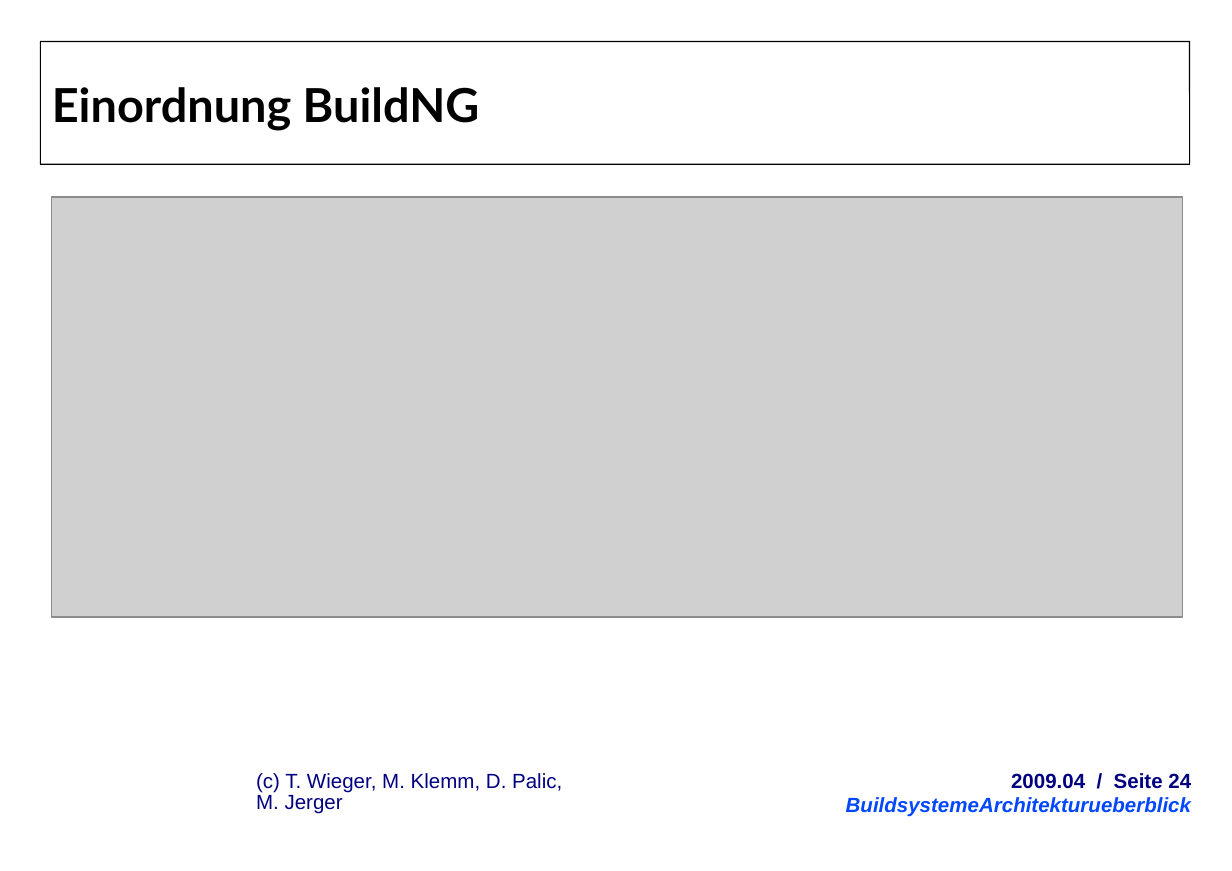
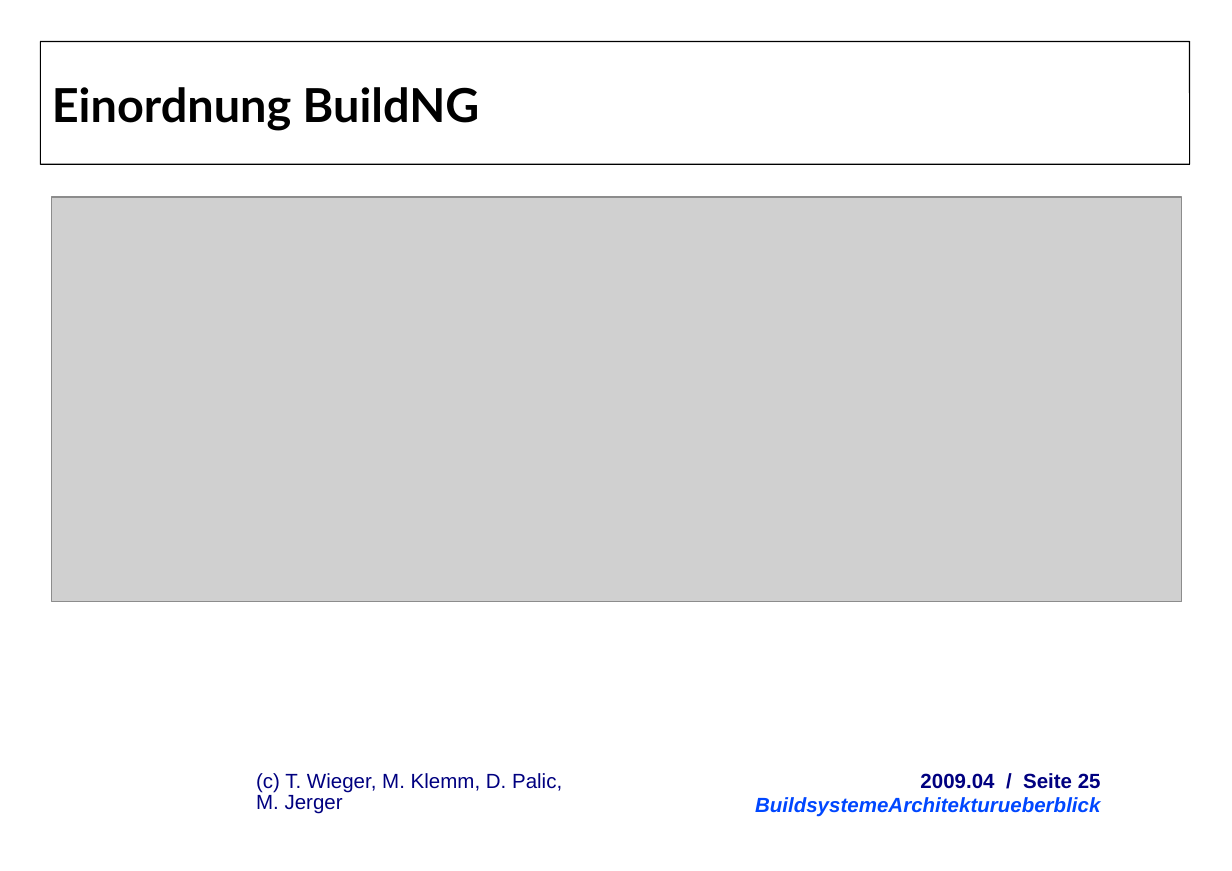
Before and after one commit to herrwieger/experttrainingbuildsystems, a slide deck: slide 25 of praesentationen/BuildsystemeArchitekturueberblick.odp (slide 24 before the commit). Drawn at 1232x871 pixels with LibreOffice and Linux fonts; fonts in the diff are those of the drawing; grey boxes stand for pictures; background and template pictures are left out. Boxes give left, top, right and bottom in pixels: in the first picture for what was removed or moved away, otherwise in the second. Text is boxed around its words. In the diff, an @@ line names an element or a change of style, - is before the commit and + after.

Commit message:
buildng und gradle

```diff
--- a/praesentationen/BuildsystemeArchitekturueberblick.odp
+++ b/praesentationen/BuildsystemeArchitekturueberblick.odp
@@ picture: place and size @@
-picture at <box>52,197,1182,618</box>
+picture at <box>52,197,1182,602</box>
@@ text: place and size @@
-text at <box>846,773,1191,817</box>
+text at <box>755,773,1101,817</box>
@@ text at <box>920,773,1101,789</box>: text changed @@
-2009.04 / Seite 24
+2009.04 / Seite 25
```
Also in this commit, not shown: 24 other slides changed, 2 slides added, 1 other file.
